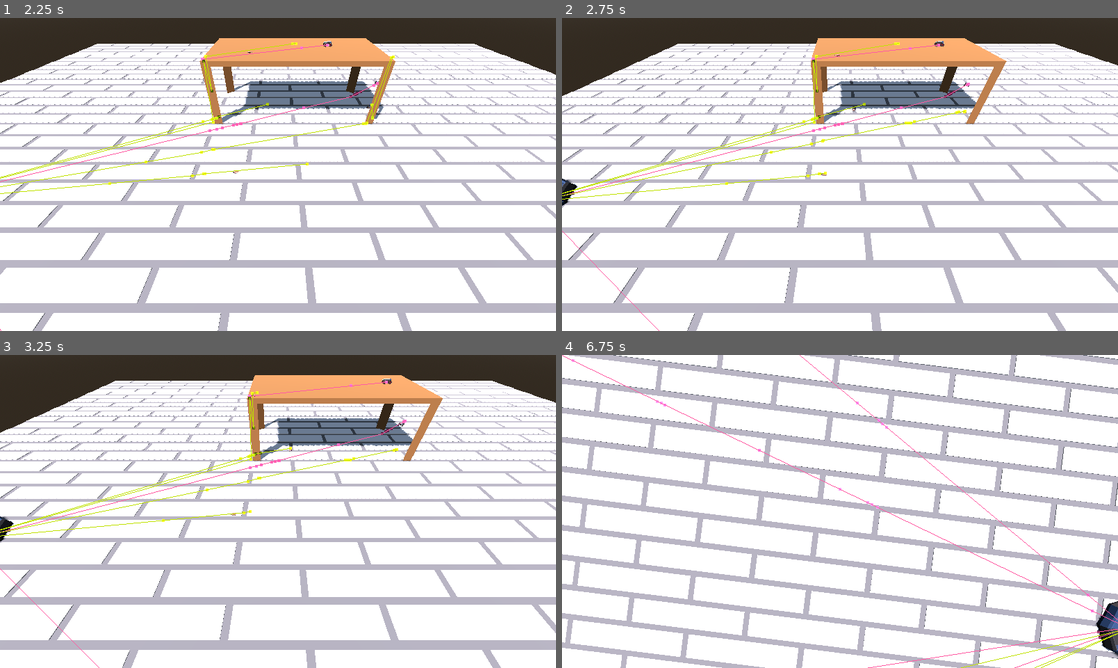
Above: before the commit, frames 1-4 (two rows, left to right).
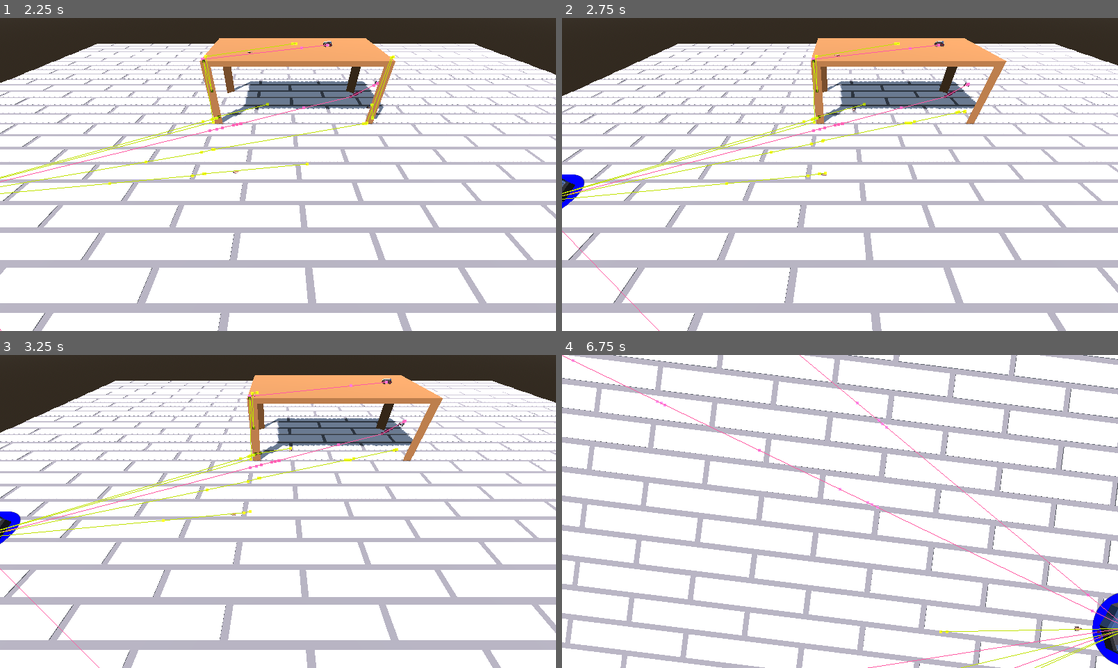
Above: after the commit, the same moments.

Repository: Degenerate-Games/psgamejam16
Game: Godot game, scene res://scenes/room.tscn
Two runs of this game, one before a commit and one after it. Both use one fixed random seed, a clock stepped at 60 frames per second and the inputs below.
Inputs (mouse positions are in pixels of both pictures, inside the frame that each line leads up to):
- Up to frame 1 (2.25 s): move the mouse to (400, 158) at 0.52 s; hold S (camera_backward) 0.53-1.28 s; move the mouse to (166, 190) at 1.27 s; tap W (camera_forward) at 1.35 s; move the mouse to (333, 105) at 2.02 s; hold A (camera_left) from 2.03 s (still down)
- Up to frame 2 (2.75 s): keep holding A (camera_left)
- Up to frame 3 (3.25 s): move the mouse to (250, 574) at 2.77 s; release A (camera_left) at 2.78 s; tap D (camera_right) at 2.85 s
- Up to frame 4 (6.75 s): move the mouse to (1006, 558) at 3.52 s; hold Right mouse button (camera_rotate) 3.53-4.28 s; move the mouse to (673, 464) at 4.27 s; tap one key every 0.75 s from 4.35 s: Q (camera_rotate_left) E (camera_rotate_right) Mouse wheel up (camera_zoom_in) Mouse wheel down (camera_zoom_out); move the mouse to (867, 511) at 5.02 s; move the mouse to (756, 433) at 5.77 s; move the mouse to (962, 495) at 6.52 s

Frame 1 is identical in both runs. In frame 2, 0.2% of the frame differs, in the area x 0-5%, y 50-61%; in frame 3, 0.2%; in frame 4, 0.5%, in the area x 67-100%, y 76-100%.

Commit message:
Add hitbox and health components to bot base

Diff:
--- a/PestWars/scenes/structures/friendly/bot_base.tscn
+++ b/PestWars/scenes/structures/friendly/bot_base.tscn
@@ -1,8 +1,10 @@
-[gd_scene load_steps=6 format=3 uid="uid://r85m48hu68fe"]
+[gd_scene load_steps=10 format=3 uid="uid://r85m48hu68fe"]
 
 [ext_resource type="Script" path="res://scripts/bot_base.gd" id="1_vu2ga"]
 [ext_resource type="Material" uid="uid://b64y6g61ojwx3" path="res://materials/botMat.tres" id="1_xr0vt"]
 [ext_resource type="ArrayMesh" uid="uid://cqnydra2y4gly" path="res://models/botBase.obj" id="2_o8n02"]
+[ext_resource type="PackedScene" uid="uid://d2pf8pqkev1q1" path="res://scenes/components/hitbox_component.tscn" id="4_x8hve"]
+[ext_resource type="PackedScene" uid="uid://bq8g11gl1b8h7" path="res://scenes/components/health_component.tscn" id="5_0lc3d"]
 
 [sub_resource type="ConvexPolygonShape3D" id="ConvexPolygonShape3D_mnfgv"]
 points = PackedVector3Array(-0.00102758, -0.000170708, -5.25, -0.00102758, 0.799814, -5.00024, 3.5346, 0.799814, -3.536 …(893 unchanged characters)…
@@ -13,6 +15,13 @@
 "tilts": PackedFloat32Array(0, 0, 0, 0, 0, 0, 0, 0, 0)
 }
 point_count = 9
+
+[sub_resource type="CylinderShape3D" id="CylinderShape3D_mhkc5"]
+height = 2.5
+radius = 5.5
+
+[sub_resource type="ViewportTexture" id="ViewportTexture_uyrb3"]
+viewport_path = NodePath("SubViewport")
 
 [node name="BotBase" type="StaticBody3D" groups=["friendly_base"]]
 collision_layer = 8
@@ -28,3 +37,15 @@
 
 [node name="Path3D" type="Path3D" parent="."]
 curve = SubResource("Curve3D_ux5ql")
+
+[node name="HitboxComponent" parent="." instance=ExtResource("4_x8hve")]
+collision_layer = 8
+collision_mask = 6
+
+[node name="CollisionShape3D" type="CollisionShape3D" parent="HitboxComponent"]
+shape = SubResource("CylinderShape3D_mhkc5")
+
+[node name="HealthComponent" parent="." instance=ExtResource("5_0lc3d")]
+transform = Transform3D(2.5, 0, 0, 0, -1.09278e-07, 2.5, 0, -2.5, -1.09278e-07, 0, 0, 0)
+texture = SubResource("ViewportTexture_uyrb3")
+MAX_HEALTH = 50.0
--- a/PestWars/scripts/pestBug.gd
+++ b/PestWars/scripts/pestBug.gd
@@ -37,7 +37,7 @@
 
 
 func _on_navigation_agent_3d_navigation_finished():
-	queue_free()
+	pass
 
 
 func set_damage_multiplier(multiplier: float) -> void:
